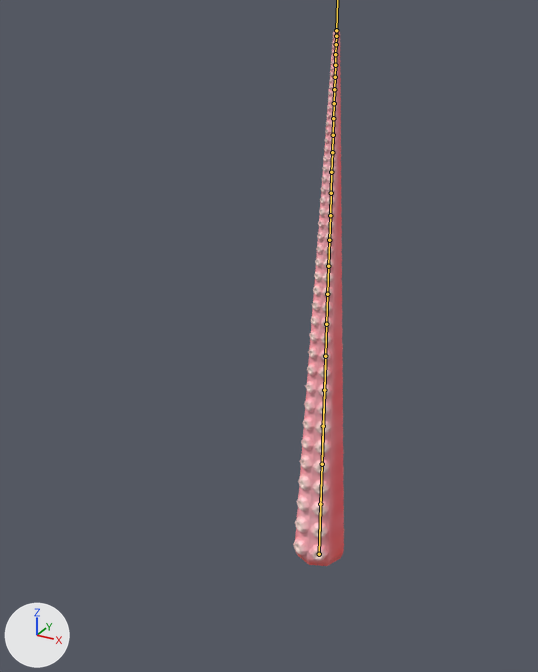
An edit to the FBX model Assets/Models/Kraken_Tentacle.fbx, drawn before and after from the same camera.
Before and after are seen from a camera (50 mm lens) standing at (9.41, -21.12, 18.42) and looking at (-0.27, -3.52, 9.62). Lighting does not change. The marker at lower left points along +X, +Y and +Z. The bones that bend it are drawn over the model as lines.

In view in the first picture: 'tentacle3'.
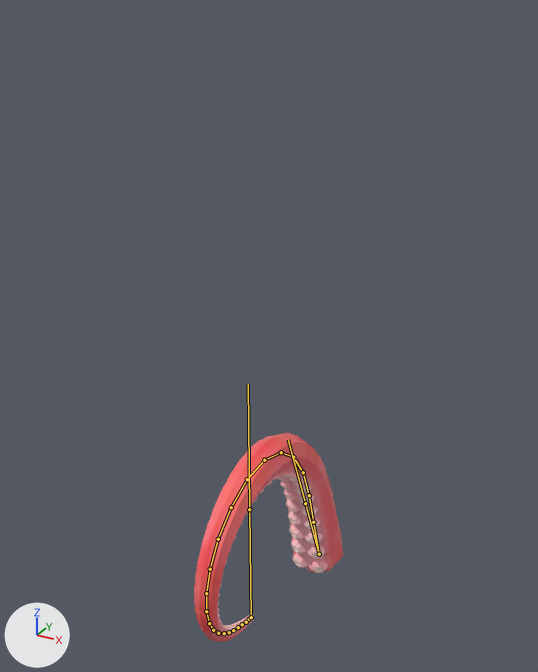
The newer file adds an action. The first version stands in its rest pose; the second is drawn at frame 52 of the action 'Armature|Idle_01'.

Location of each change, (x1, y1, x2, y2) in pixels of the pictures (538 x 672 px):
'tentacle3', posed (188% wider, 61% shorter)
    before: (293, 30, 344, 566)
    after: (194, 433, 343, 642)
bone 'Bone', root to tip
    before: (319, 554) to (320, 504)
    after: (319, 554) to (313, 522)
bone 'Bone.002', root to tip
    before: (322, 464) to (323, 426)
    after: (309, 495) to (303, 472)
bone 'Bone.003', root to tip
    before: (323, 426) to (324, 390)
    after: (303, 472) to (293, 457)
bone 'Bone.004', root to tip
    before: (324, 390) to (325, 356)
    after: (293, 457) to (281, 452)
bone 'Bone.005', root to tip
    before: (325, 356) to (326, 324)
    after: (281, 452) to (264, 460)
bone 'Bone.006', root to tip
    before: (326, 324) to (327, 294)
    after: (264, 460) to (247, 479)
bone 'Bone.007', root to tip
    before: (327, 294) to (328, 266)
    after: (247, 479) to (231, 507)
bone 'Bone.008', root to tip
    before: (328, 266) to (329, 240)
    after: (231, 507) to (218, 539)
bone 'Bone.009', root to tip
    before: (329, 240) to (330, 215)
    after: (218, 539) to (210, 569)
bone 'Bone.010', root to tip
    before: (330, 215) to (331, 193)
    after: (210, 569) to (206, 593)
bone 'Bone.011', root to tip
    before: (331, 193) to (331, 172)
    after: (206, 593) to (206, 611)
bone 'Bone.012', root to tip
    before: (331, 172) to (332, 152)
    after: (206, 611) to (209, 623)
bone 'Bone.013', root to tip
    before: (332, 152) to (333, 135)
    after: (209, 623) to (213, 630)
bone 'Bone.014', root to tip
    before: (333, 135) to (333, 118)
    after: (213, 630) to (218, 633)
bone 'Bone.015', root to tip
    before: (333, 118) to (334, 103)
    after: (218, 633) to (224, 633)
bone 'Bone.016', root to tip
    before: (334, 103) to (334, 89)
    after: (224, 633) to (229, 632)
bone 'Bone.017', root to tip
    before: (334, 89) to (335, 77)
    after: (229, 632) to (233, 630)
bone 'Bone.018', root to tip
    before: (335, 77) to (335, 65)
    after: (233, 630) to (238, 627)
bone 'Bone.019', root to tip
    before: (335, 65) to (335, 54)
    after: (238, 627) to (242, 624)

The change, as a list of edits to the scene's bpy script:
```text
Change bone_bone:
    where bone_bone = bpy.data.objects['Armature'].pose.bones['Bone']
    bone_bone.rotation_quaternion: (1.0, 0.0, 0.0, 0.0) -> (0.98, 0.192, 0.048, -0.021)  # degrees (0, 0, 0) -> degrees (22, 6, -1)
Change bone_bone_002:
    where bone_bone_002 = bpy.data.objects['Armature'].pose.bones['Bone.002']  # child of 'Bone.001'
    bone_bone_002.rotation_quaternion: (1.0, 0.0, 0.0, 0.0) -> (0.999, 0.048, 0.0, 0.003)  # degrees (0, 0, 0) -> degrees (5, 0, 0)
Change bone_bone_003:
    where bone_bone_003 = bpy.data.objects['Armature'].pose.bones['Bone.003']  # child of 'Bone.002'
    bone_bone_003.rotation_quaternion: (1.0, 0.0, 0.0, 0.0) -> (0.996, 0.09, 0.0, 0.006)  # degrees (0, 0, 0) -> degrees (10, 0, 1)
Change bone_bone_004:
    where bone_bone_004 = bpy.data.objects['Armature'].pose.bones['Bone.004']  # child of 'Bone.003'
    bone_bone_004.rotation_quaternion: (1.0, 0.0, 0.0, 0.0) -> (0.992, 0.127, 0.0, 0.008)  # degrees (0, 0, 0) -> degrees (15, 0, 1)
Change bone_bone_005:
    where bone_bone_005 = bpy.data.objects['Armature'].pose.bones['Bone.005']  # child of 'Bone.004'
    bone_bone_005.rotation_quaternion: (1.0, 0.0, 0.0, 0.0) -> (0.988, 0.153, 0.0, 0.009)  # degrees (0, 0, 0) -> degrees (18, 0, 1)
Change bone_bone_006:
    where bone_bone_006 = bpy.data.objects['Armature'].pose.bones['Bone.006']  # child of 'Bone.005'
    bone_bone_006.rotation_quaternion: (1.0, 0.0, 0.0, 0.0) -> (0.986, 0.169, 0.0, 0.01)  # degrees (0, 0, 0) -> degrees (19, 0, 1)
Change bone_bone_007:
    where bone_bone_007 = bpy.data.objects['Armature'].pose.bones['Bone.007']  # child of 'Bone.006'
    bone_bone_007.rotation_quaternion: (1.0, 0.0, 0.0, 0.0) -> (0.984, 0.175, 0.0, 0.011)  # degrees (0, 0, 0) -> degrees (20, 0, 1)
Change bone_bone_008:
    where bone_bone_008 = bpy.data.objects['Armature'].pose.bones['Bone.008']  # child of 'Bone.007'
    bone_bone_008.rotation_quaternion: (1.0, 0.0, 0.0, 0.0) -> (0.985, 0.172, 0.0, 0.01)  # degrees (0, 0, 0) -> degrees (20, 0, 1)
Change bone_bone_009:
    where bone_bone_009 = bpy.data.objects['Armature'].pose.bones['Bone.009']  # child of 'Bone.008'
    bone_bone_009.rotation_quaternion: (1.0, 0.0, 0.0, 0.0) -> (0.987, 0.163, 0.0, 0.01)  # degrees (0, 0, 0) -> degrees (19, 0, 1)
Change bone_bone_010:
    where bone_bone_010 = bpy.data.objects['Armature'].pose.bones['Bone.010']  # child of 'Bone.009'
    bone_bone_010.rotation_quaternion: (1.0, 0.0, 0.0, 0.0) -> (0.989, 0.15, 0.0, 0.009)  # degrees (0, 0, 0) -> degrees (17, 0, 1)
Change bone_bone_011:
    where bone_bone_011 = bpy.data.objects['Armature'].pose.bones['Bone.011']  # child of 'Bone.010'
    bone_bone_011.rotation_quaternion: (1.0, 0.0, 0.0, 0.0) -> (0.991, 0.134, 0.0, 0.008)  # degrees (0, 0, 0) -> degrees (15, 0, 1)
Change bone_bone_012:
    where bone_bone_012 = bpy.data.objects['Armature'].pose.bones['Bone.012']  # child of 'Bone.011'
    bone_bone_012.rotation_quaternion: (1.0, 0.0, 0.0, 0.0) -> (0.993, 0.118, 0.0, 0.007)  # degrees (0, 0, 0) -> degrees (14, 0, 1)
Change bone_bone_013:
    where bone_bone_013 = bpy.data.objects['Armature'].pose.bones['Bone.013']  # child of 'Bone.012'
    bone_bone_013.rotation_quaternion: (1.0, 0.0, 0.0, 0.0) -> (0.995, 0.102, 0.0, 0.006)  # degrees (0, 0, 0) -> degrees (12, 0, 1)
Change bone_bone_014:
    where bone_bone_014 = bpy.data.objects['Armature'].pose.bones['Bone.014']  # child of 'Bone.013'
    bone_bone_014.rotation_quaternion: (1.0, 0.0, 0.0, 0.0) -> (0.996, 0.087, 0.0, 0.005)  # degrees (0, 0, 0) -> degrees (10, 0, 1)
Change bone_bone_015:
    where bone_bone_015 = bpy.data.objects['Armature'].pose.bones['Bone.015']  # child of 'Bone.014'
    bone_bone_015.rotation_quaternion: (1.0, 0.0, 0.0, 0.0) -> (0.997, 0.073, 0.0, 0.004)  # degrees (0, 0, 0) -> degrees (8, 0, 1)
Change bone_bone_016:
    where bone_bone_016 = bpy.data.objects['Armature'].pose.bones['Bone.016']  # child of 'Bone.015'
    bone_bone_016.rotation_quaternion: (1.0, 0.0, 0.0, 0.0) -> (0.998, 0.06, 0.0, 0.004)  # degrees (0, 0, 0) -> degrees (7, 0, 0)
Change bone_bone_017:
    where bone_bone_017 = bpy.data.objects['Armature'].pose.bones['Bone.017']  # child of 'Bone.016'
    bone_bone_017.rotation_quaternion: (1.0, 0.0, 0.0, 0.0) -> (0.999, 0.048, 0.0, 0.003)  # degrees (0, 0, 0) -> degrees (5, 0, 0)
Change bone_bone_018:
    where bone_bone_018 = bpy.data.objects['Armature'].pose.bones['Bone.018']  # child of 'Bone.017'
    bone_bone_018.rotation_quaternion: (1.0, 0.0, 0.0, 0.0) -> (0.999, 0.037, 0.0, 0.002)  # degrees (0, 0, 0) -> degrees (4, 0, 0)
Change bone_bone_019:
    where bone_bone_019 = bpy.data.objects['Armature'].pose.bones['Bone.019']  # child of 'Bone.018'
    bone_bone_019.rotation_quaternion: (1.0, 0.0, 0.0, 0.0) -> (1.0, 0.028, 0.0, 0.002)  # degrees (0, 0, 0) -> degrees (3, 0, 0)
```
